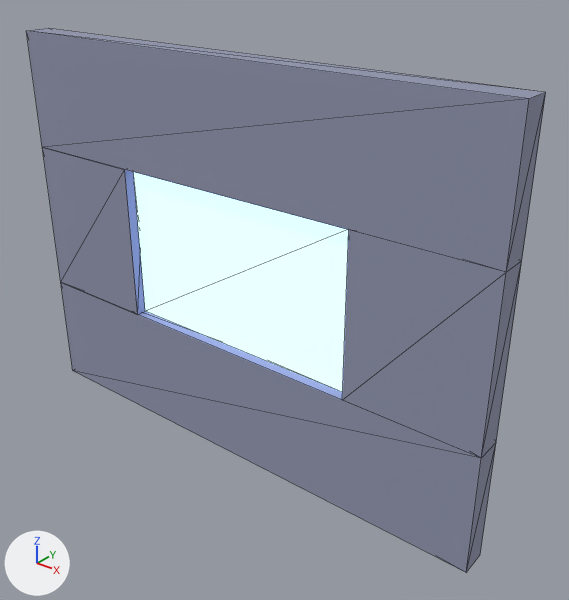
What one commit did to the glTF model Content/Models/gs_wall_window.gltf.
Rendered twice from a camera (50 mm lens) standing at (3.46, -3.79, 3.78) and looking at (0.32, 0.14, 1.34). Every picture has the same lights, and +X, +Y and +Z are marked at lower left. The first picture is the older version. Mesh edges are drawn as thin lines. Vertices at exactly the same position are counted once.

Names of what the first picture shows: 'gs_wall_window'.
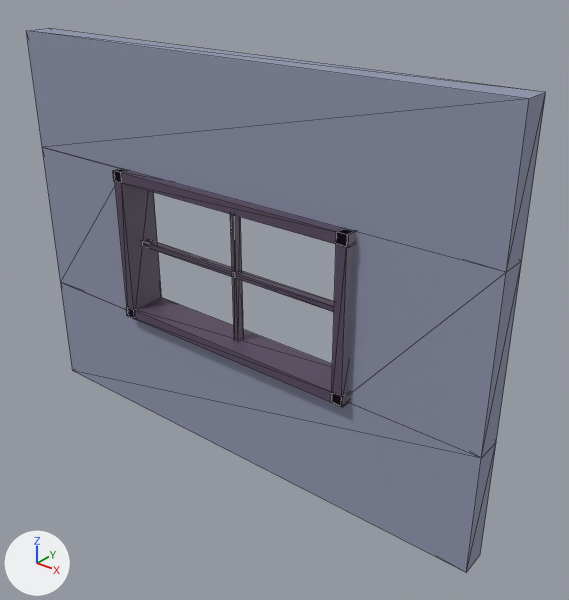
Pixel boxes (x1, y1, x2, y2) of what changed, in the pictures (569 x 600 px; the box of a moved part takes in the faces that stretch with it):
part 1 of me_gs_wall_window, added
    after: (113, 169, 356, 248)
part 2 of me_gs_wall_window, added
    after: (114, 169, 161, 318)
part 3 of me_gs_wall_window, added
    after: (331, 229, 354, 407)
part 4 of me_gs_wall_window, added
    after: (230, 214, 244, 341)
part 5 of me_gs_wall_window, added
    after: (142, 239, 334, 312)
part 6 of me_gs_wall_window, moved or reshaped
    before: (133, 172, 349, 392)
    after: (126, 297, 349, 407)

Patch to the scene script:
```diff
--- a/Content/Models/gs_wall_window.gltf.py
+++ b/Content/Models/gs_wall_window.gltf.py
@@ mat_trim_005 @@
+mat_trim_005 = principled_material('Trim.005')
+mat_trim_005.base_color = (0.1, 0.07, 0.12)  # greyish purple #594b61
@@ mat_trim_001 @@
+mat_trim_001 = principled_material('Trim.001')
+mat_trim_001.base_color = (0.1, 0.07, 0.12)  # greyish purple #594b61
@@ mat_trim @@
+mat_trim = principled_material('Trim')
+mat_trim.base_color = (0.1, 0.07, 0.12)  # greyish purple #594b61
@@ mat_trim_003 @@
+mat_trim_003 = principled_material('Trim.003')
+mat_trim_003.base_color = (0.1, 0.07, 0.12)  # greyish purple #594b61
@@ mat_trim_002 @@
+mat_trim_002 = principled_material('Trim.002')
+mat_trim_002.base_color = (0.1, 0.07, 0.12)  # greyish purple #594b61
@@ mat_trim_004 @@
+mat_trim_004 = principled_material('Trim.004')
+mat_trim_004.base_color = (0.1, 0.07, 0.12)  # greyish purple #594b61
@@ me_gs_wall_window @@
 # used by ob_gs_wall_window; location = (0.0, 0.0, 0.0)
-me_gs_wall_window.from_pydata(...)  # 32 vertices, 60 faces; spans x -2.0..2.0, y -0.1..0.1, z 0.0..3.0
+me_gs_wall_window.from_pydata(...)  # 72 vertices, 120 faces; spans x -2.0..2.0, y -0.17..0.13, z 0.0..3.0
+# me_gs_wall_window part 1: a new loose piece, a box spanning x -1.05..1.05, y -0.17..0.13, z 2.02..2.1, in mat_trim_001 (greyish purple #594b61)
+# me_gs_wall_window part 2: a new loose piece, a box spanning x -1.04..-0.96, y -0.17..0.13, z 0.9..2.1, in mat_trim_002 (greyish purple #594b61)
+# me_gs_wall_window part 3: a new loose piece, a box spanning x 0.96..1.04, y -0.17..0.13, z 0.9..2.1, in mat_trim_003 (greyish purple #594b61)
+# me_gs_wall_window part 4: a new loose piece, a box spanning x -0.02..0.02, y -0.03..0.03, z 0.94..2.06, in mat_trim_004 (greyish purple #594b61)
+# me_gs_wall_window part 5: a new loose piece, a box spanning x -1.0..1.0, y -0.03..0.03, z 1.48..1.52, in mat_trim_005 (greyish purple #594b61)
+# me_gs_wall_window part 6
+# 4 vertices are removed from x -1.0..1.0, y -0.02..0.02, z 2.1
+# 10 faces are deleted
+# 4 vertices move from x -1.0..1.0, y -0.02..0.02, z 0.9 to x -1.05..1.05, y -0.17..0.13, z 0.9
+# 4 vertices are added at (1.05, 0.13, 0.98), (1.05, -0.17, 0.98), (-1.05, -0.17, 0.98), (-1.05, 0.13, 0.98)
+# 10 new faces join them, mat_trim (greyish purple #594b61)
 me_gs_wall_window.materials.append(mat_plaster)
@@ me_gs_wall_window @@
 me_gs_wall_window.materials.append(mat_plaster_003)
-me_gs_wall_window.materials.append(mat_moonglass)  # blue #7c95bc, glowing blue #a0c4ff
+me_gs_wall_window.materials.append(mat_trim)  # greyish purple #594b61
+me_gs_wall_window.materials.append(mat_trim_001)  # greyish purple #594b61
+me_gs_wall_window.materials.append(mat_trim_002)  # greyish purple #594b61
+me_gs_wall_window.materials.append(mat_trim_003)  # greyish purple #594b61
+me_gs_wall_window.materials.append(mat_trim_004)  # greyish purple #594b61
+me_gs_wall_window.materials.append(mat_trim_005)  # greyish purple #594b61
```
